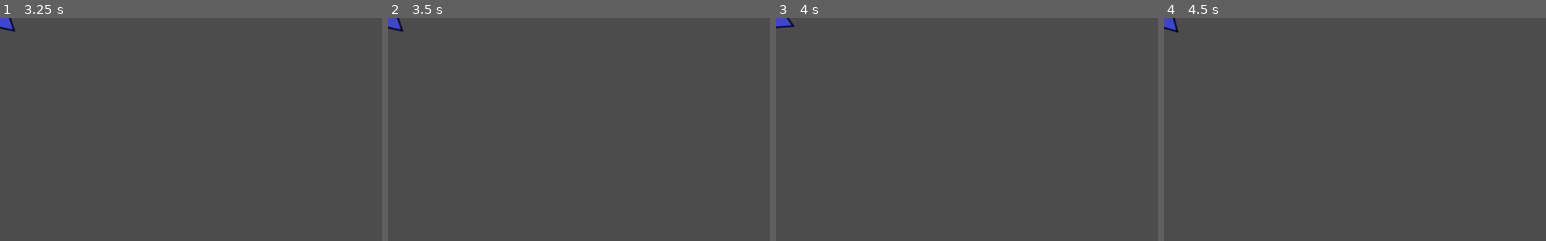
Above: before the commit, frames 1-4 (left to right).
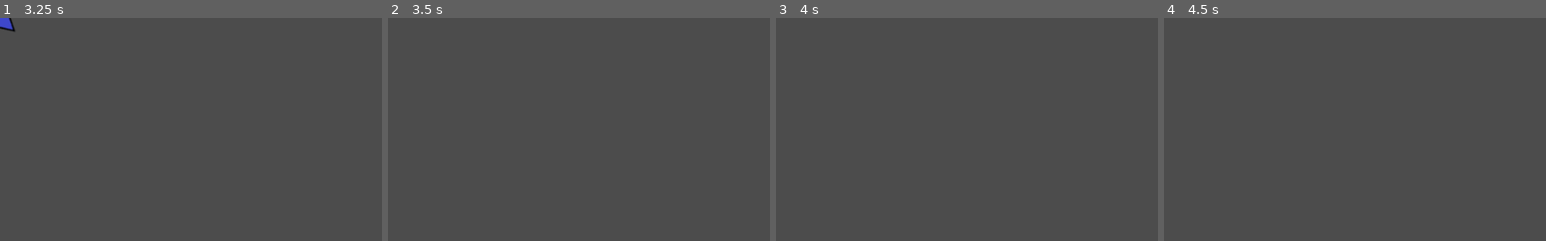
Above: after the commit, the same moments.

Repository: afkpuezo/blinkshooter
Game: Godot game, scene res://Player/Player.tscn
Two runs of this game, one before a commit and one after it. Both use one fixed random seed, a clock stepped at 60 frames per second and the inputs below. The project has no main scene, so this scene is started directly.
Inputs (mouse positions are % of the whole screen's width and height, from its top left):
- Up to frame 1 (3.25 s): tap Enter at 0.5, 2 s; move the mouse to (72, 45) at 0.52 s; tap Space at 1.25, 2.75 s; move the mouse to (30, 55) at 1.27 s; move the mouse to (60, 28) at 2.02 s; move the mouse to (45, 70) at 2.77 s
- Up to frame 2 (3.5 s): no input
- Up to frame 3 (4 s): tap Enter at 3.5 s; move the mouse to (80, 65) at 3.52 s
- Up to frame 4 (4.5 s): tap Space at 4.25 s; move the mouse to (20, 35) at 4.27 s
The pictures show only the part of the screen within x 0-50%, y 0-50%; the shares and areas given below are measured in that part.

Frame 1 is identical in both runs. In frame 2, 0.2% of the frame differs, in the area x 0-4%, y 0-6%; in frame 3, 0.2%; in frame 4, 0.2%.

Commit message:
renamed CombatStat to CombatResource

Diff:
--- a/Player/Player.tscn
+++ b/Player/Player.tscn
@@ -2,14 +2,12 @@
 
 [ext_resource path="res://player/player.gd" type="Script" id=1]
 [ext_resource path="res://player/player_character.png" type="Texture" id=2]
-[ext_resource path="res://combat_stat/combat_stat.gd" type="Script" id=3]
+[ext_resource path="res://combat_resource/combat_resource.gd" type="Script" id=3]
 [ext_resource path="res://input_based_mover/input_based_mover.gd" type="Script" id=4]
 [ext_resource path="res://movement_stats/movement_stats.gd" type="Script" id=5]
 
 [node name="Player" type="KinematicBody2D"]
 script = ExtResource( 1 )
-ACCELERATION = 600
-MAX_SPEED = 300
 
 [node name="Sprite" type="Sprite" parent="."]
 texture = ExtResource( 2 )
@@ -18,13 +16,16 @@
 build_mode = 1
 polygon = PoolVector2Array( -10, 0, -27, -30, 24, 0, -27, 30 )
 
-[node name="CombatStats" type="Node" parent="."]
+[node name="CombatResources" type="Node" parent="."]
 
-[node name="Health" type="Node" parent="CombatStats"]
+[node name="Health" type="Node" parent="CombatResources"]
 script = ExtResource( 3 )
-is_player = true
+__meta__ = {
+"_editor_description_": ""
+}
+REGEN_PER_SECOND = -30.0
 
-[node name="Energy" type="Node" parent="CombatStats"]
+[node name="Energy" type="Node" parent="CombatResources"]
 script = ExtResource( 3 )
 type = 1
 is_player = true
@@ -37,4 +38,4 @@
 MAX_SPEED = 800
 FRICTION = 0.2
 
-[connection signal="value_changed" from="CombatStats/Health" to="." method="_check_for_death"]
+[connection signal="value_changed" from="CombatResources/Health" to="." method="_check_for_death"]
--- a/combat_stat/combat_stat.gd
+++ b/combat_resource/combat_resource.gd
@@ -1,15 +1,15 @@
 extends Node
-class_name CombatStat
-## Represents a single stat/bar for a character, eg health or energy
+class_name CombatResource
+## Represents a single Resource/bar for a character, eg health or energy
 
 signal value_changed(new_value)
 
-enum CombatStatType {HEALTH, ENERGY}
+enum CombatResourceType {HEALTH, ENERGY}
 
 export var MAX_VALUE: float = 100.0
 export var MIN_VALUE: float = 0.0 # needed?
 export var REGEN_PER_SECOND: float = 0.0
-export(CombatStatType) var type = CombatStatType.HEALTH
+export(CombatResourceType) var type = CombatResourceType.HEALTH
 export var is_player := false ## If set to true, will trigger relevant events
 
 onready var current_value := MAX_VALUE
@@ -56,7 +56,7 @@
 	emit_signal("value_changed", current_value)
 	if is_player:
 		GameEvents.emit_signal(
-				"player_combat_stat_value_changed",
+				"player_combat_resource_value_changed",
 				{
 					"combat_stat_type": type,
 					"new_value": current_value,
--- a/game_events/game_events.gd
+++ b/game_events/game_events.gd
@@ -11,5 +11,5 @@
 
 
 # used for changes to player combat stats
-signal player_combat_stat_value_changed(msg)
+signal player_combat_resource_value_changed(msg)
 signal player_died(msg)
--- a/project.godot
+++ b/project.godot
@@ -10,9 +10,9 @@
 
 _global_script_classes=[ {
 "base": "Node",
-"class": "CombatStat",
+"class": "CombatResource",
 "language": "GDScript",
-"path": "res://combat_stat/combat_stat.gd"
+"path": "res://combat_resource/combat_resource.gd"
 }, {
 "base": "Node",
 "class": "InputBasedMover",
@@ -45,7 +45,7 @@
 "path": "res://state_machine/state_machine.gd"
 } ]
 _global_script_class_icons={
-"CombatStat": "",
+"CombatResource": "",
 "InputBasedMover": "",
 "MovementStats": "",
 "Player": "",
